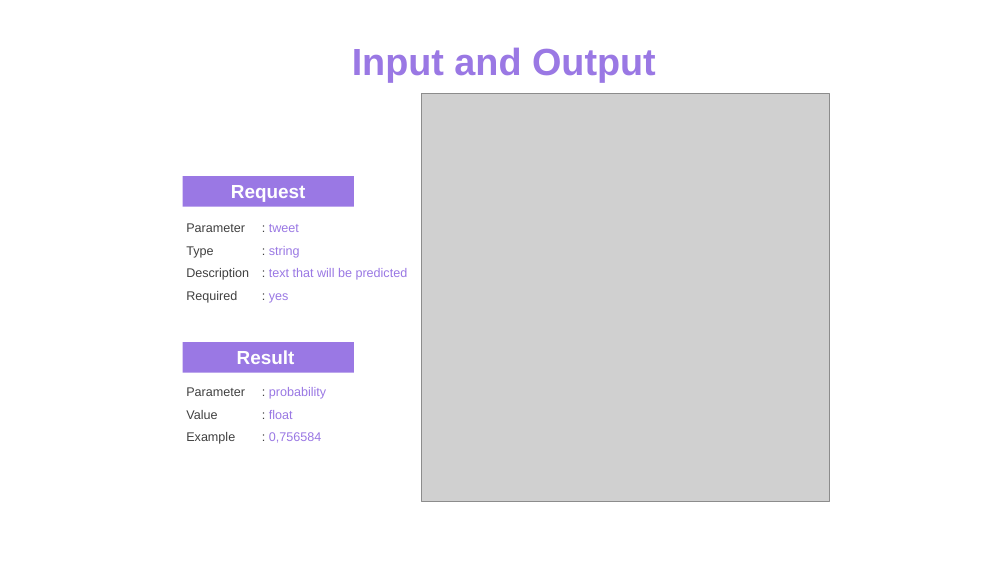
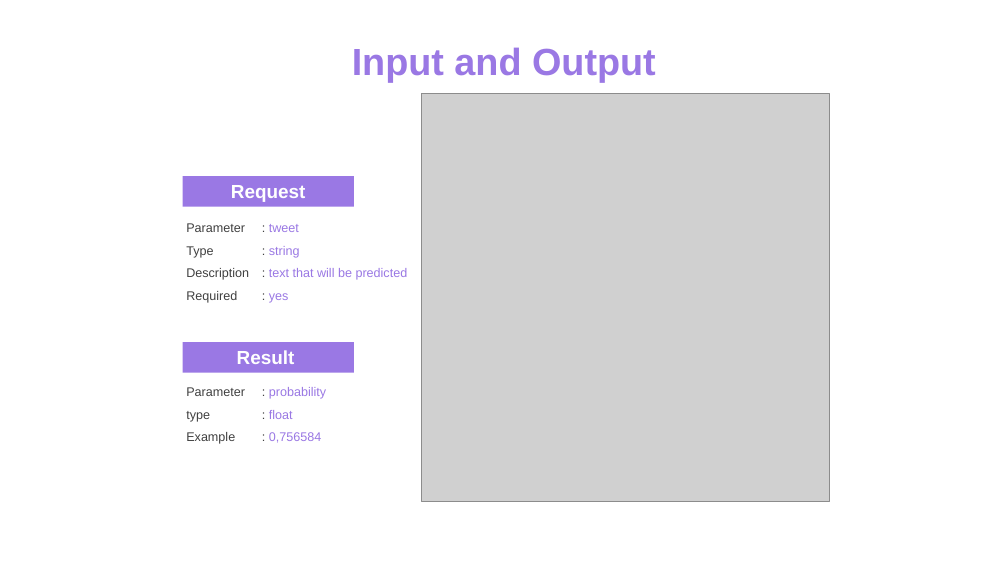
Before and after one commit to ds-dti/DS01_01_Social-Media-Suicide-Indication-Detection, a slide deck: slide 12 of PPT v2 (1).pptx (slide 13 before the commit). Drawn at 1008x567 pixels with LibreOffice and Linux fonts; fonts in the diff are those of the drawing; grey boxes stand for pictures. Boxes give left, top, right and bottom in pixels: in the first picture for what was removed or moved away, otherwise in the second. Text is boxed around its words. In the diff, an @@ line names an element or a change of style, - is before the commit and + after.

```diff
--- a/PPT v2 (1).pptx
+++ b/PPT v2 (1).pptx
@@ text at <box>186,410,293,422</box>: text changed @@
-Value : float
+type : float
```
Also in this commit, not shown: 7 other slides changed, 1 slide removed.
